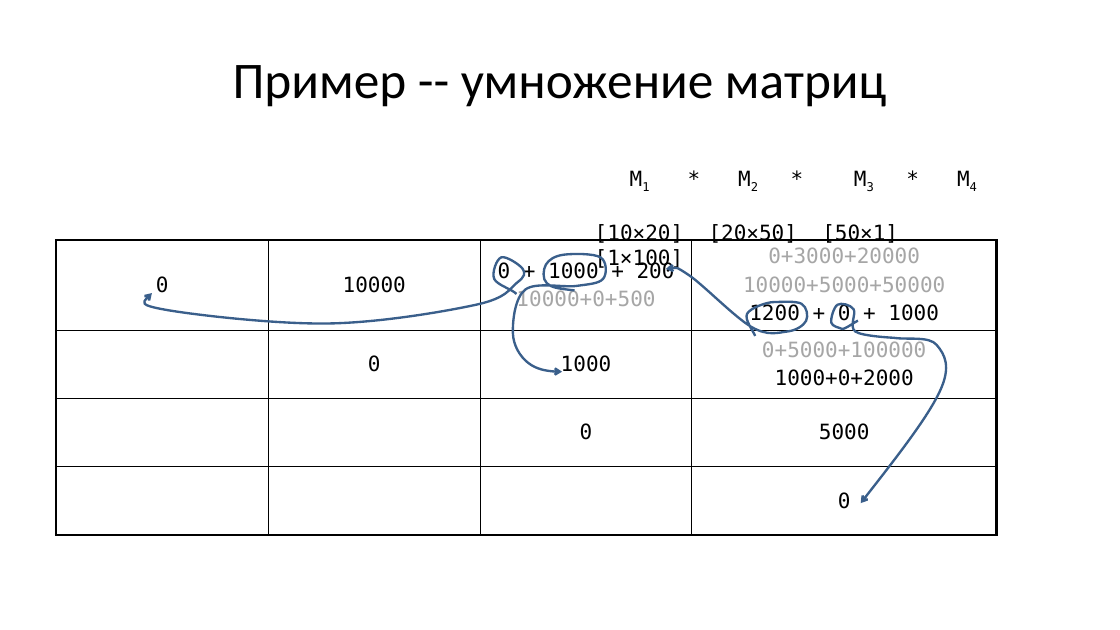
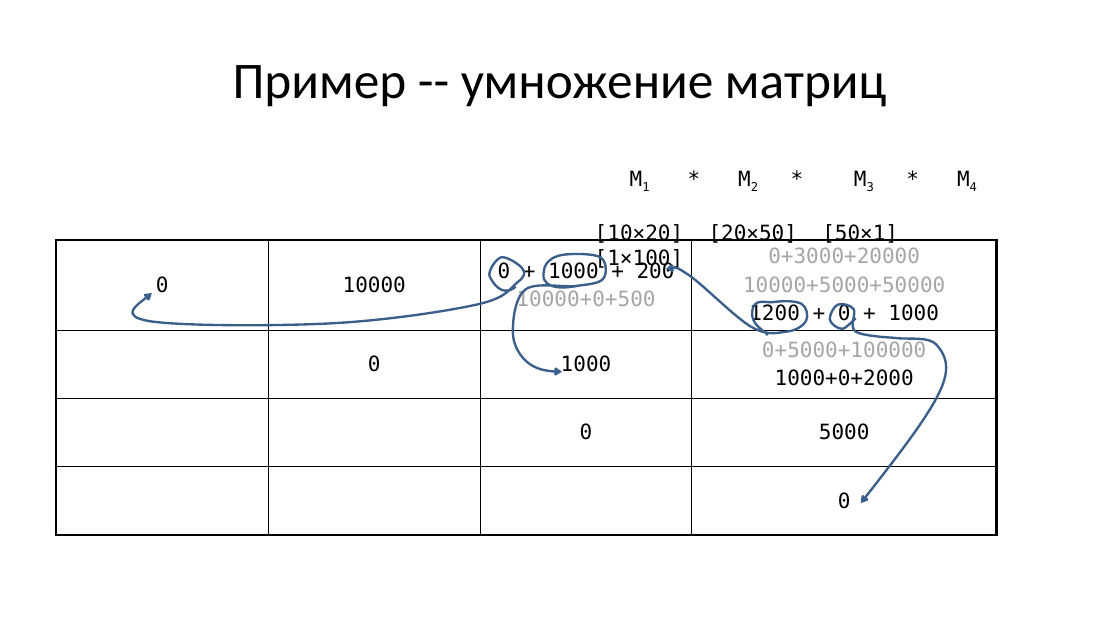
Before and after one commit to Evgueni-Petrov-aka-espetrov/Algorithms-and-Programming-in-C-pptx, a slide deck: slide 44 of 21 Динамическое программирование.pptx (slide 22 before the commit). Drawn at 1120x630 pixels with LibreOffice and Linux fonts; fonts in the diff are those of the drawing. Boxes give left, top, right and bottom in pixels: in the first picture for what was removed or moved away, otherwise in the second. Text is boxed around its words. In the diff, an @@ line names an element or a change of style, - is before the commit and + after.

```diff
--- a/21 Динамическое программирование.pptx
+++ b/21 Динамическое программирование.pptx
@@ freeform shape: place and size @@
-freeform shape at box(145, 257, 524, 323)
+freeform shape at box(135, 257, 525, 325)
@@ outline redrawn in 3 elements at box(513, 254, 607, 371), box(666, 268, 807, 335), box(830, 304, 947, 503) @@
```
Also in this commit, not shown: 8 other slides changed, 22 slides added.
